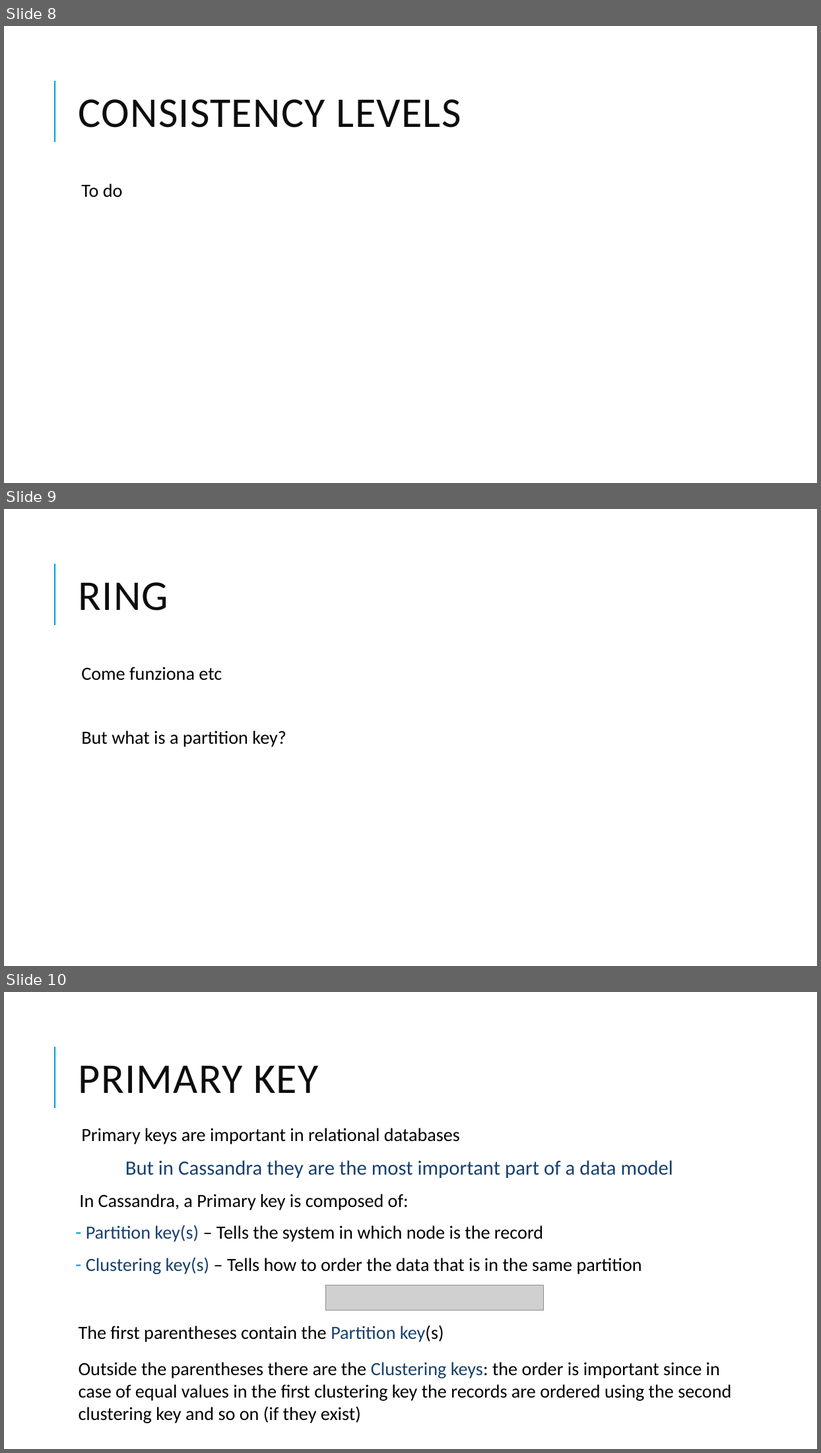
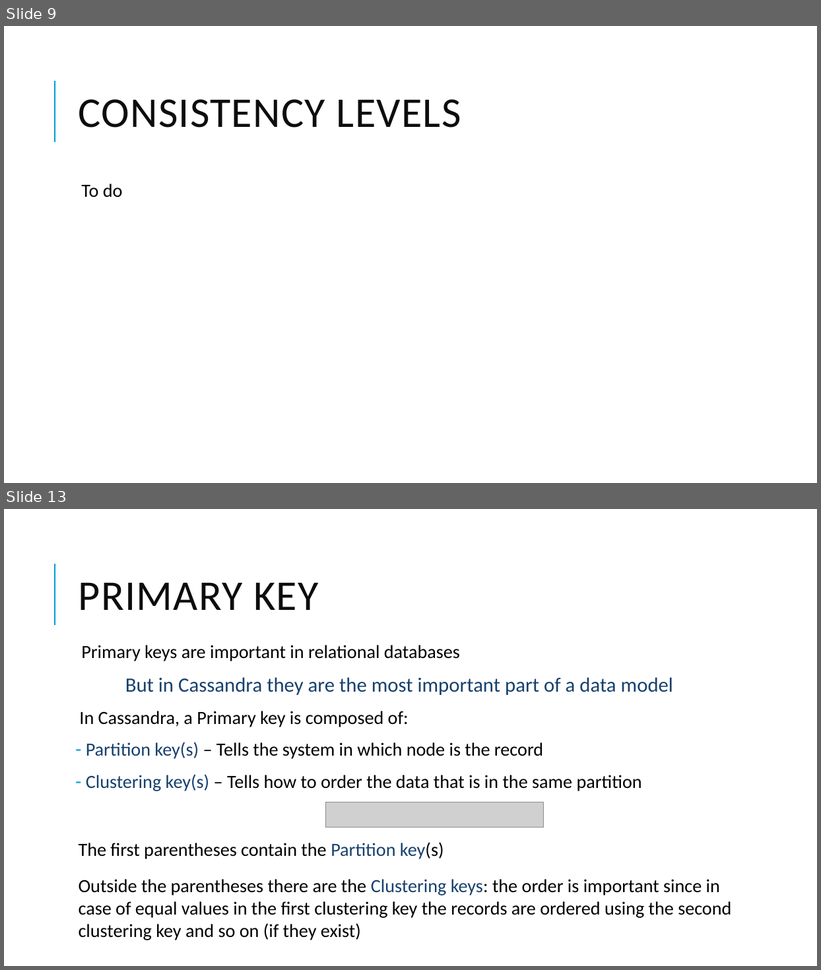
Before and after one commit to DebbyX3/cassandra-project, a slide deck: Cassandra project.pptx. Shown one above the other, each under a label of ours: slides 8, 9 and 10 before the commit, slides 9 and 13 after it; the slides between them are not shown. The pictures are 821x1453 and 821x970 pixels, drawn with LibreOffice and Linux fonts; fonts in the diff are those of the drawing; grey boxes stand for pictures. Boxes give left, top, right and bottom in pixels: in the first picture for what was removed or moved away, otherwise in the second. Text is boxed around its words. In the diff, an @@ line names an element or a change of style, - is before the commit and + after.

Commit message:
pptx - cassandra ring

```diff
--- a/Cassandra project.pptx
+++ b/Cassandra project.pptx
@@ slide 9 removed at bbox=[4, 509, 817, 966], background #FFFFFF; not listed: 1 template element that a slide beside it also shows @@
@@ title removed at bbox=[79, 582, 169, 611] @@
-RING
@@ text removed at bbox=[81, 667, 286, 747] @@
-  Come funziona etc
-  But what is a partition key?
@@ what was slide 8 is now slide 9 @@
@@ what was slide 10 is now slide 13 @@
```
Also in this commit, not shown: 1 slide changed, 6 slides added, 1 other slide removed.
